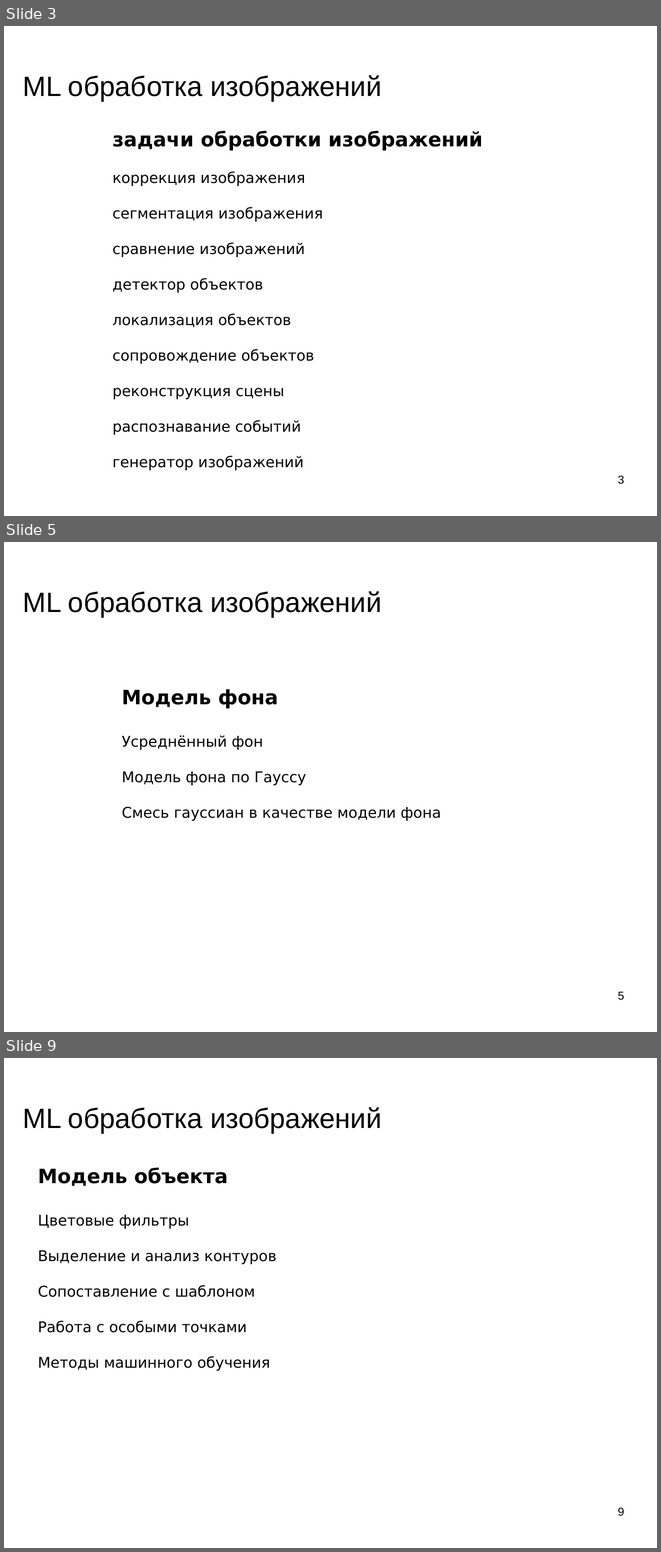
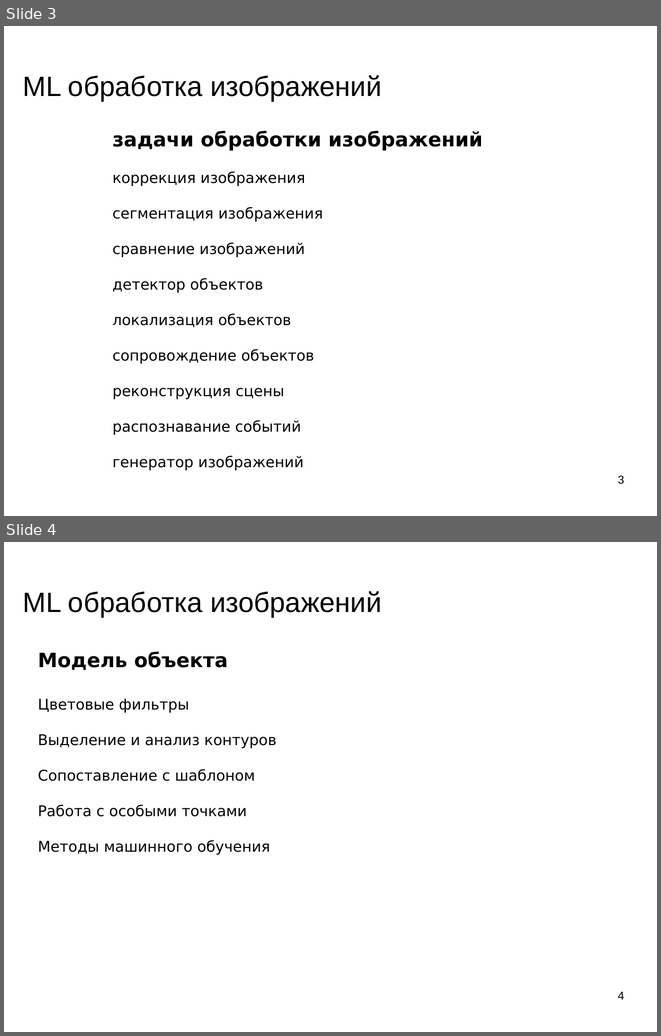
Before and after one commit to mechanoid5/ml_lectorium_legacy, a slide deck: 22-img-proc.odp. Shown one above the other, each under a label of ours: slides 3, 5 and 9 before the commit, slides 3 and 4 after it; the slides between them are not shown. The pictures are 661x1552 and 661x1036 pixels, drawn with LibreOffice and Linux fonts; fonts in the diff are those of the drawing; background and template pictures are left out. Boxes give left, top, right and bottom in pixels: in the first picture for what was removed or moved away, otherwise in the second. Text is boxed around its words. In the diff, an @@ line names an element or a change of style, - is before the commit and + after.

```diff
--- a/22-img-proc.odp
+++ b/22-img-proc.odp
@@ slide 5 removed at [4,542,657,1032], background picture (left out) @@
@@ title removed at [23,591,381,618] @@
-ML обработка изображений
@@ text removed at [122,689,441,821] @@
-Модель фона
-Усреднённый фон
-Модель фона по Гауссу
-Смесь гауссиан в качестве модели фона
@@ page number removed at [618,991,624,1000] @@
-5
@@ what was slide 9 is now slide 4 @@
@@ page number at [618,991,624,999]: text changed @@
-9
+4
```
Also in this commit, not shown: 4 slides changed, 6 other slides removed, 50 other files.
